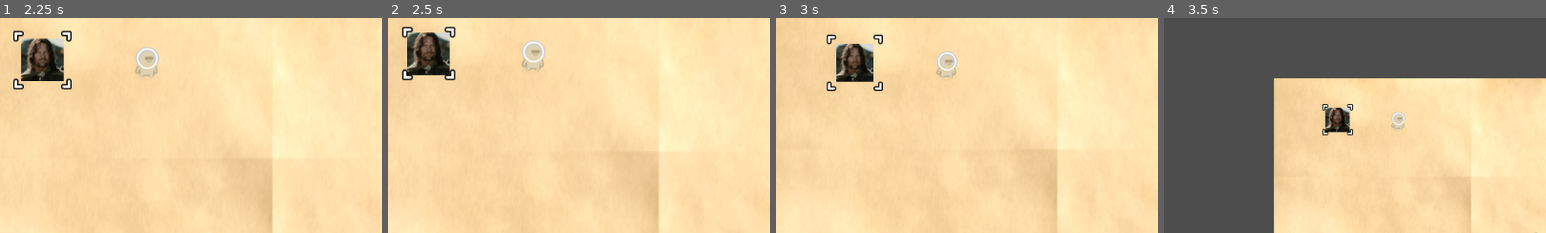
Above: before the commit, frames 1-4 (left to right).
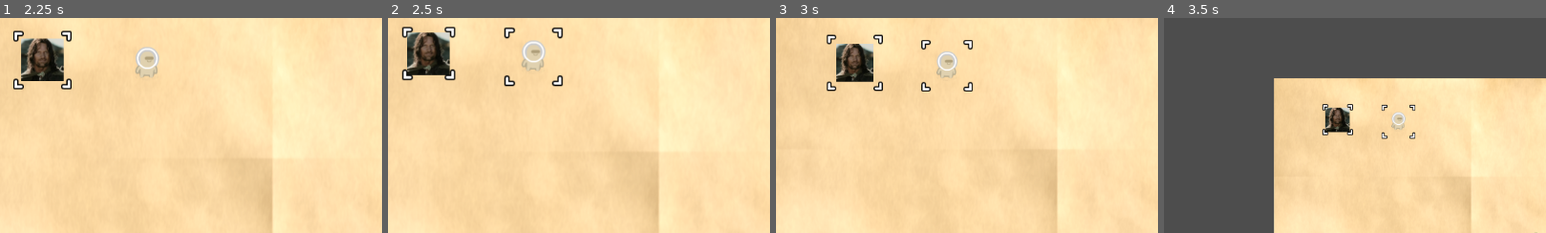
Above: after the commit, the same moments.

Repository: VAIVS/SD.Godot.ChartKrieg
Game: Godot game, scene res://UI/StartMenu/start_menu.tscn
Same seed, same stepped clock (60 frames per second), same inputs: the game is played once before the commit and once after it.
Inputs (mouse positions are % of the whole screen's width and height, from its top left):
- Up to frame 1 (2.25 s): click "Start" at 0.5 s; tap Enter at 1.25 s; move the mouse to (9, 10) at 1.27 s; hold Right (ui_right) 1.28-2.03 s; tap A (press_a) at 1.35 s; click (9, 10) at 1.42 s; move the mouse to (20, 11) at 2.02 s; hold Down (ui_down) from 2.03 s (still down); tap X (press_x) at 2.1 s; click (20, 11) at 2.17 s
- Up to frame 2 (2.5 s): keep holding Down (ui_down)
- Up to frame 3 (3 s): move the mouse to (60, 28) at 2.77 s; release Down (ui_down) at 2.78 s; hold Right (ui_right) from 2.78 s (still down); hold Mouse wheel up (zoom_in) from 2.78 s (still down)
- Up to frame 4 (3.5 s): keep holding Right (ui_right); keep holding Mouse wheel up (zoom_in)
The pictures show only the part of the screen within x 0-50%, y 0-50%; the shares and areas given below are measured in that part.

Frame 1 is identical in both runs. In frame 2, 0.5% of the frame differs, in the area x 30-46%, y 4-32%; in frame 3, 0.4%; in frame 4, 0.2%.

Commit message:
Implement layers for game events. If multiple game events are in the queue at the same time, only the first item with the highest prio will be resolved.

Diff:
--- a/Components/Map/WorldMap/world_map.gd
+++ b/Components/Map/WorldMap/world_map.gd
@@ -52,5 +52,4 @@
 func _on_map_outline_input_event(_viewport: Node, event: InputEvent, _shape_idx: int) -> void:
 	if event is InputEventScreenTouch:
 		if event.pressed == false:
-			get_viewport().set_input_as_handled()
 			sig_point_touched.emit(event.position)
--- a/Components/Test/test_player.gd
+++ b/Components/Test/test_player.gd
@@ -43,5 +43,4 @@
 func _on_input_event(_viewport: Node, event: InputEvent, _shape_idx: int) -> void:
 	if event is InputEventScreenTouch:
 		if event.pressed == false:
-			get_viewport().set_input_as_handled()
 			sig_army_selected.emit(self)
--- a/Scenes/salva/salva_test.gd
+++ b/Scenes/salva/salva_test.gd
@@ -5,6 +5,16 @@
 	LOADING,
 	MAPIDLE,
 	ARMY_MENU
+}
+
+# the lower the layer the higher the priority
+enum game_event_layers{
+	LAYER0 = 0,
+	LAYER1 = 1,
+	LAYER2 = 2,
+	LAYER3 = 3,
+	LAYER4 = 4,
+	LAYER5 = 5
 }
 
 @onready var world_map: WorldMapLogic = $WorldMap
@@ -43,9 +53,7 @@
 	elif Input.is_action_just_pressed("press_esc"):
 		queue_game_state_event(GameStatePressESCEvent.new())
 
-	var gameEvent: GameStateEvent = queue.pop_front()
-	if gameEvent:
-		process_game_event(gameEvent)
+	handle_game_event_queue()
 
 
 #Todo Move the handling of map controls into the WorlMap
@@ -58,11 +66,7 @@
 
 
 func _on_map_ready() -> void:
-	#Update the region with the updated navigation mesh.
-	#for child in $Armies.get_children():
-		#child.start_navigation()
 	current_state = game_states.MAPIDLE
-	print("Loading finished")
 
 func _on_world_map_sig_point_touched(pos: Vector2) -> void:
 	queue_game_state_event(GameStateClickedOnMapEvent.new(pos))
@@ -70,6 +74,21 @@
 
 func queue_game_state_event(queueItem: GameStateEvent):
 	queue.append(queueItem)
+
+func handle_game_event_queue() -> void:
+	var gameEvent: GameStateEvent = null
+	var highes_prio : int = 999
+	for queueItem: GameStateEvent in queue:
+		var current_prio = int(queueItem.layer)
+		if current_prio < highes_prio:
+			highes_prio = current_prio
+			gameEvent = queueItem
+
+	# consider keeping only the items which share the highes prio, to ensure a proper sequencing.
+	# currently it has no negative impact as only manual player inputs are queued.
+	queue.clear()
+	if gameEvent:
+		process_game_event(gameEvent)
 
 func process_game_event(game_event: GameStateEvent) -> void:
 	# refactor this in a structure which can directly access the correct resolve-function by game state and event type
@@ -116,33 +135,35 @@
 
 class GameStateEvent:
 	var object
-	func _init(o):
+	var layer: game_event_layers
+	func _init(o, l: game_event_layers):
 		object = o
+		layer = l
 
 class GameStateClickedOnMapEvent extends GameStateEvent:
 	func _init(o):
-		super(o)
+		super(o, game_event_layers.LAYER1)
 	var clicked_position: Vector2:
 		get:
 			return object as Vector2
 
 class GameStateSelectArmyEvent extends GameStateEvent:
 	func _init(o):
-		super(o)
+		super(o, game_event_layers.LAYER0)
 	var selected_army: TestPlayer:
 		get:
 			return object as TestPlayer
 
 class GameStateUnselectArmyEvent extends GameStateEvent:
 	func _init(o):
-		super(o)
+		super(o, game_event_layers.LAYER0)
 	var selected_army: TestPlayer:
 		get:
 			return object as TestPlayer
 
 class GameStateSelectMultipleArmiesEvent extends GameStateEvent:
 	func _init(o):
-		super(o)
+		super(o, game_event_layers.LAYER0)
 	var selected_army: Array[TestPlayer]:
 		get:
 			var res : Array[TestPlayer] = []
@@ -151,12 +172,12 @@
 
 class GameStatePressAEvent extends GameStateEvent:
 	func _init():
-		super(null)
+		super(null, game_event_layers.LAYER0)
 
 class GameStatePressXEvent extends GameStateEvent:
 	func _init():
-		super(null)
+		super(null, game_event_layers.LAYER0)
 
 class GameStatePressESCEvent extends GameStateEvent:
 	func _init():
-		super(null)
+		super(null, game_event_layers.LAYER0)
